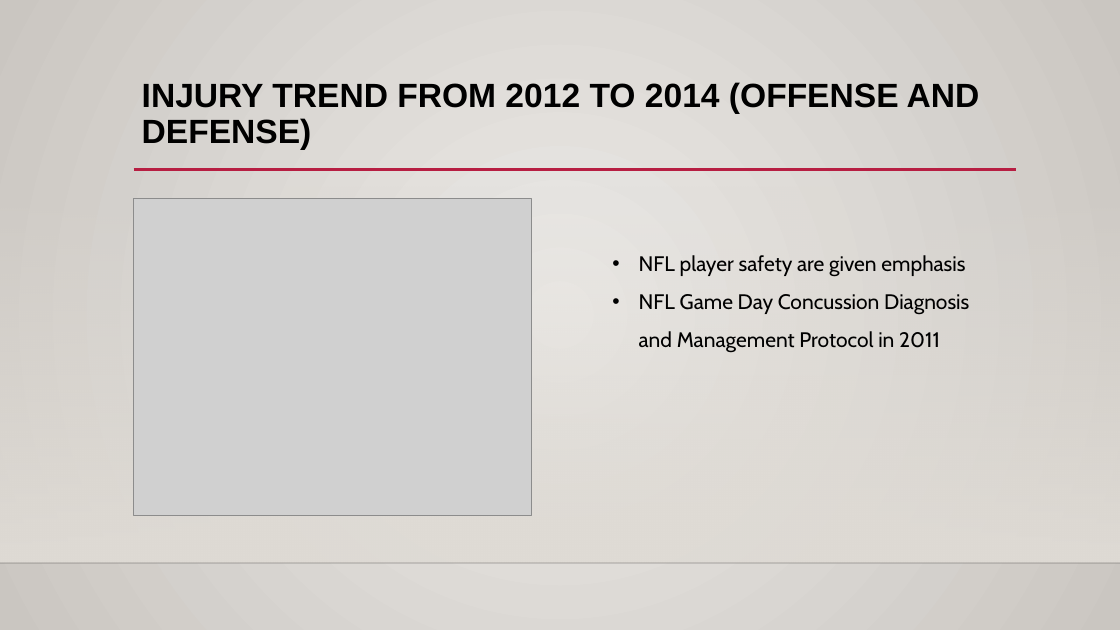
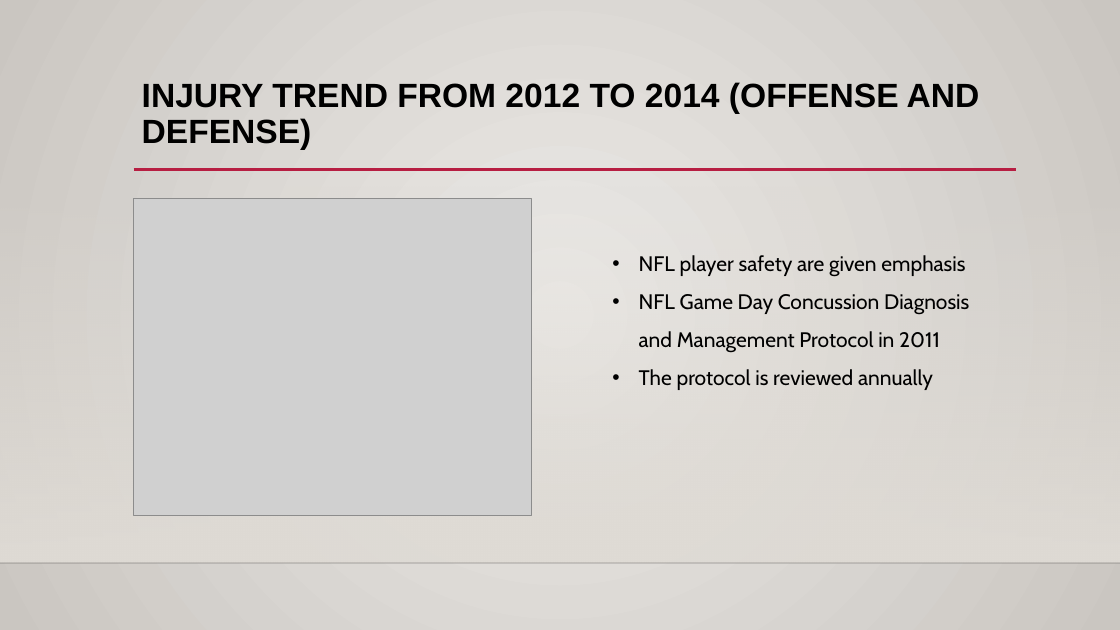
Before and after one commit to DunieCarrasco/nfl_concussion_analysis, a slide deck: slide 14 of NFL_concussion_study.pptx (slide 13 before the commit). Drawn at 1120x630 pixels with LibreOffice and Linux fonts; fonts in the diff are those of the drawing; grey boxes stand for pictures; background and template pictures are left out. Boxes give left, top, right and bottom in pixels: in the first picture for what was removed or moved away, otherwise in the second. Text is boxed around its words. In the diff, an @@ line names an element or a change of style, - is before the commit and + after.

```diff
--- a/NFL_concussion_study.pptx
+++ b/NFL_concussion_study.pptx
@@ text at [639, 369, 933, 390]: paragraph added @@
+• The protocol is reviewed annually
```
Also in this commit, not shown: 6 other slides changed, 3 slides added, 1 slide removed, 2 other files.
